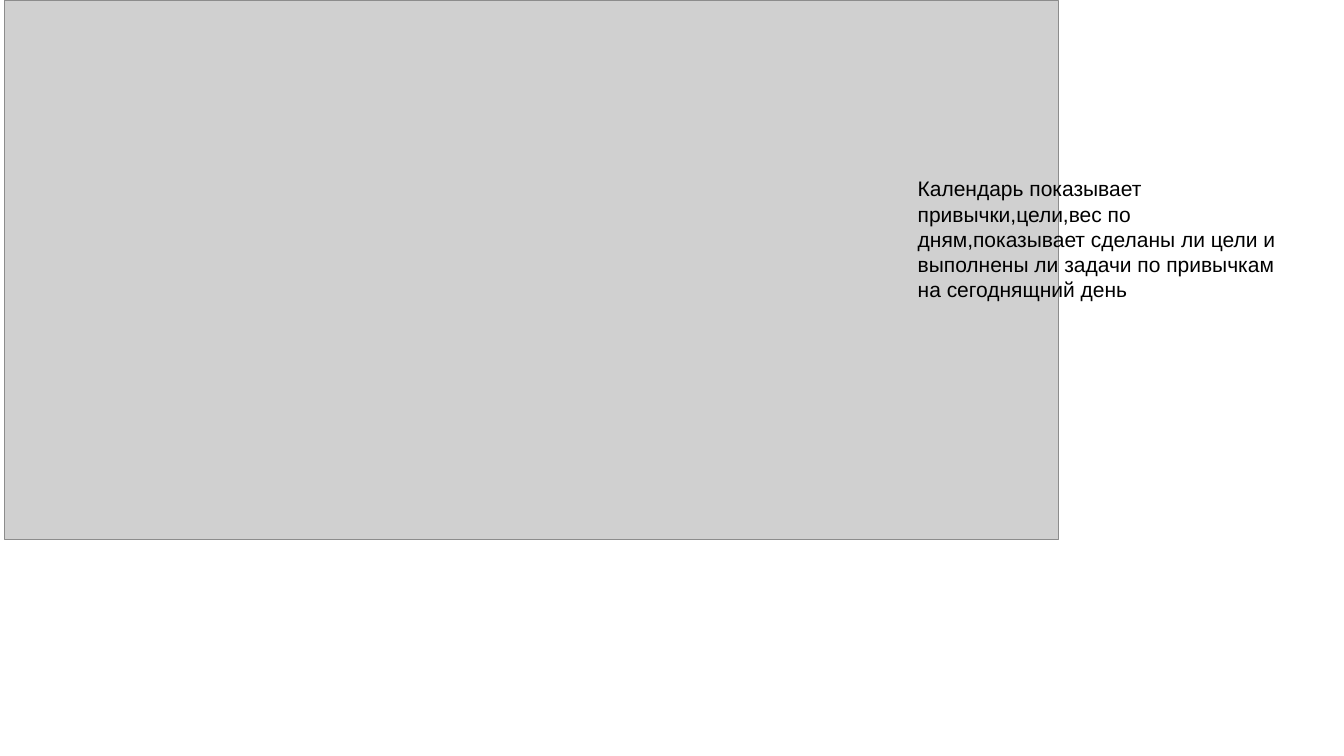
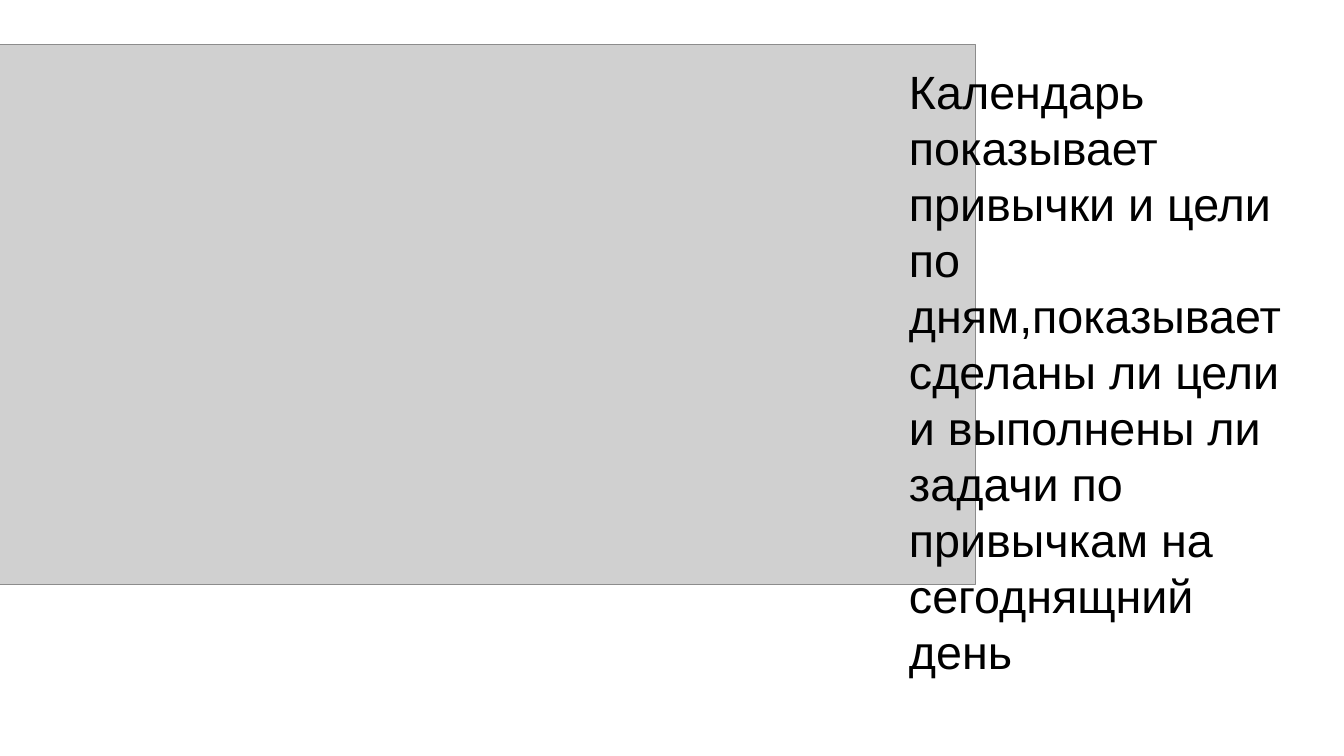
Before and after one commit to dasha2005nastya2006-ai/subd-kursach-414, a slide deck: slide 8 of Tebenkov/Tebenkov.pptx. Drawn at 1344x756 pixels with LibreOffice and Linux fonts; fonts in the diff are those of the drawing; grey boxes stand for pictures; background and template pictures are left out. Boxes give left, top, right and bottom in pixels: in the first picture for what was removed or moved away, otherwise in the second. Text is boxed around its words. In the diff, an @@ line names an element or a change of style, - is before the commit and + after.

```diff
--- a/Tebenkov/Tebenkov.pptx
+++ b/Tebenkov/Tebenkov.pptx
@@ picture resized from (x1=5, y1=0, x2=1058, y2=539) to (x1=0, y1=45, x2=975, y2=584) @@
@@ text at (x1=909, y1=72, x2=1281, y2=678): text changed; size 18 to 40 pt @@
-Календарь показывает привычки,цели,вес по дням,показывает сделаны ли цели и выполнены ли задачи по привычкам на сегоднящний день
+Календарь показывает привычки и цели по дням,показывает сделаны ли цели и выполнены ли задачи по привычкам на сегоднящний день
```
Also in this commit, not shown: 8 other slides changed.
